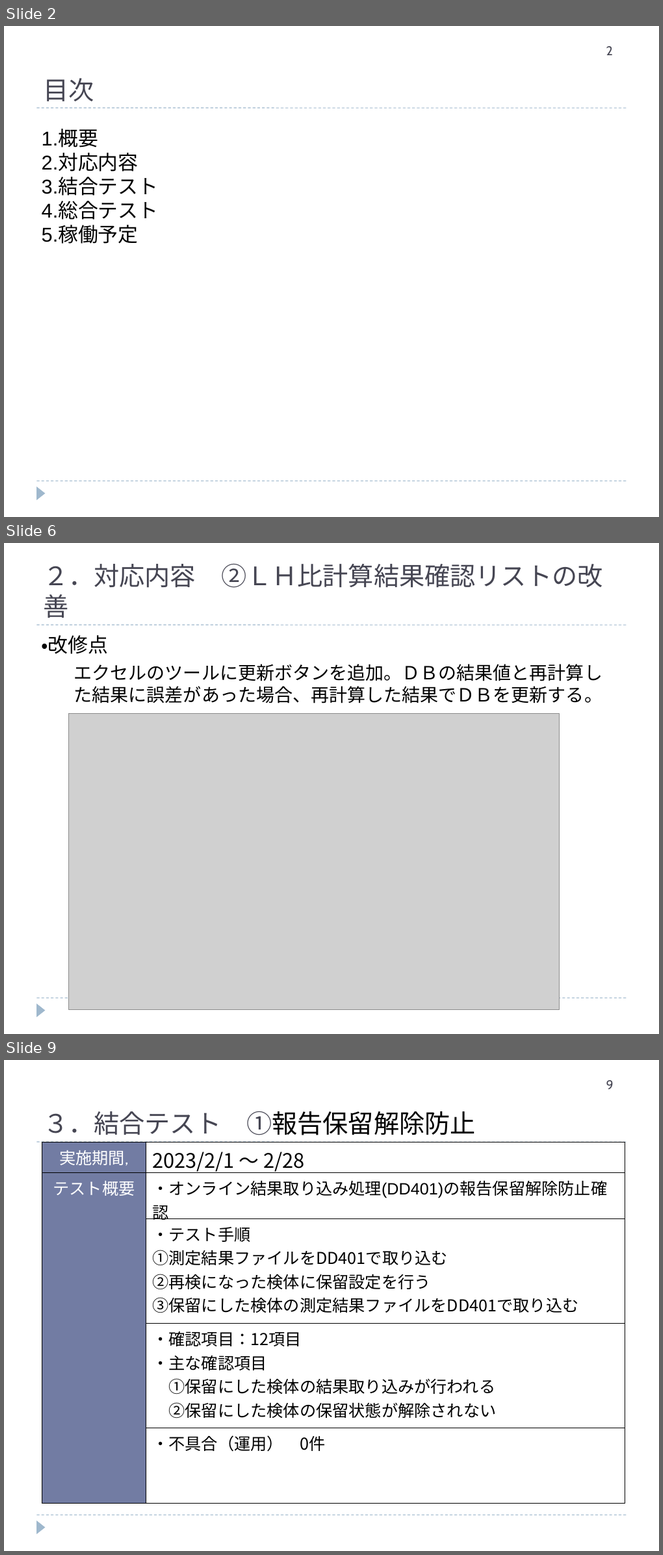
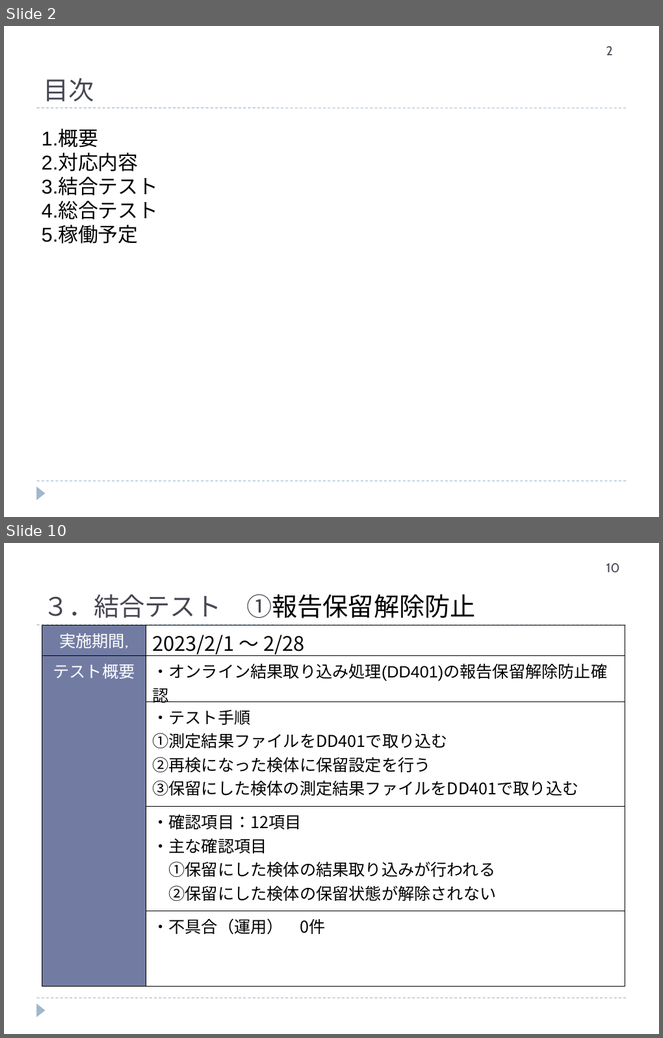
Before and after one commit to hanyutatsuya/Chemistory, a slide deck: 次期システム対応/レビュー2/ケミストリー次期先行対応_20230807.ppt. Shown one above the other, each under a label of ours: slides 2, 6 and 9 before the commit, slides 2 and 10 after it; the slides between them are not shown. The pictures are 663x1555 and 663x1038 pixels, drawn with LibreOffice and Linux fonts; fonts in the diff are those of the drawing; grey boxes stand for pictures. Boxes give left, top, right and bottom in pixels: in the first picture for what was removed or moved away, otherwise in the second. Text is boxed around its words. In the diff, an @@ line names an element or a change of style, - is before the commit and + after.

```diff
--- a/次期システム対応/レビュー2/ケミストリー次期先行対応_20230807.ppt
+++ b/次期システム対応/レビュー2/ケミストリー次期先行対応_20230807.ppt
@@ slide 6 removed at box(4, 543, 659, 1034), background #FFFFFF; not listed: 3 template elements that a slide beside it also shows @@
@@ text removed at box(43, 564, 196, 587) @@
-２．対応内容 ②ＬＨ比計算結果確認リストの改善
@@ text removed at box(41, 635, 603, 704) @@
-・改修点
-  エクセルのツールに更新ボタンを追加。ＤＢの結果値と再計算した結果に誤差があった場合、再計算した結果でＤＢを更新する。
@@ picture removed at box(68, 713, 559, 1010) @@
@@ what was slide 9 is now slide 10 @@
@@ page number at box(607, 563, 620, 573): text changed @@
-9
+10
```
Also in this commit, not shown: 7 slides changed, 2 slides added.
